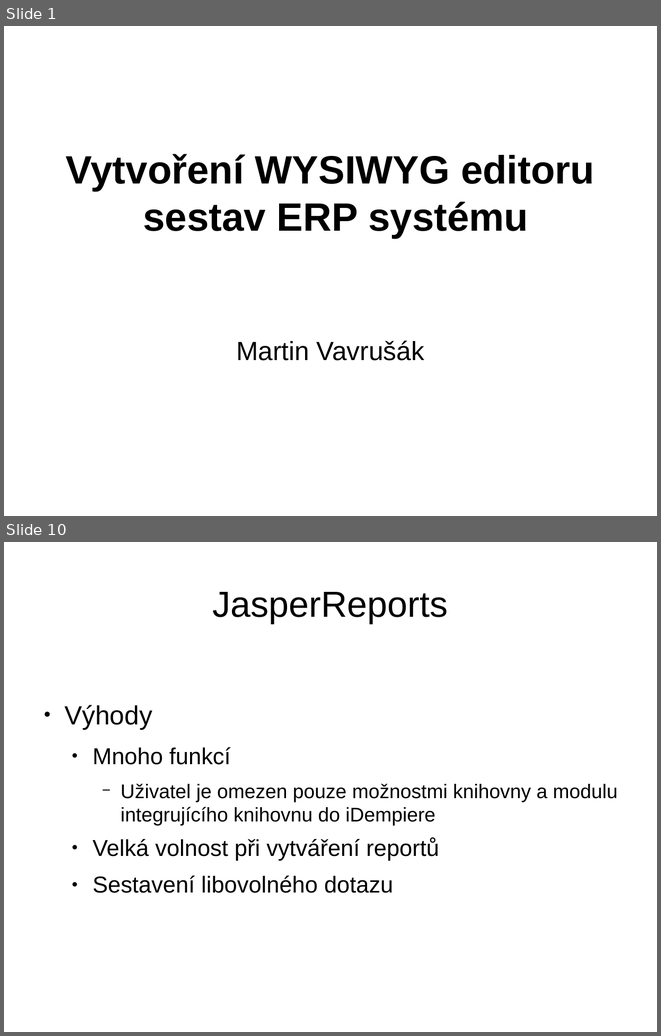
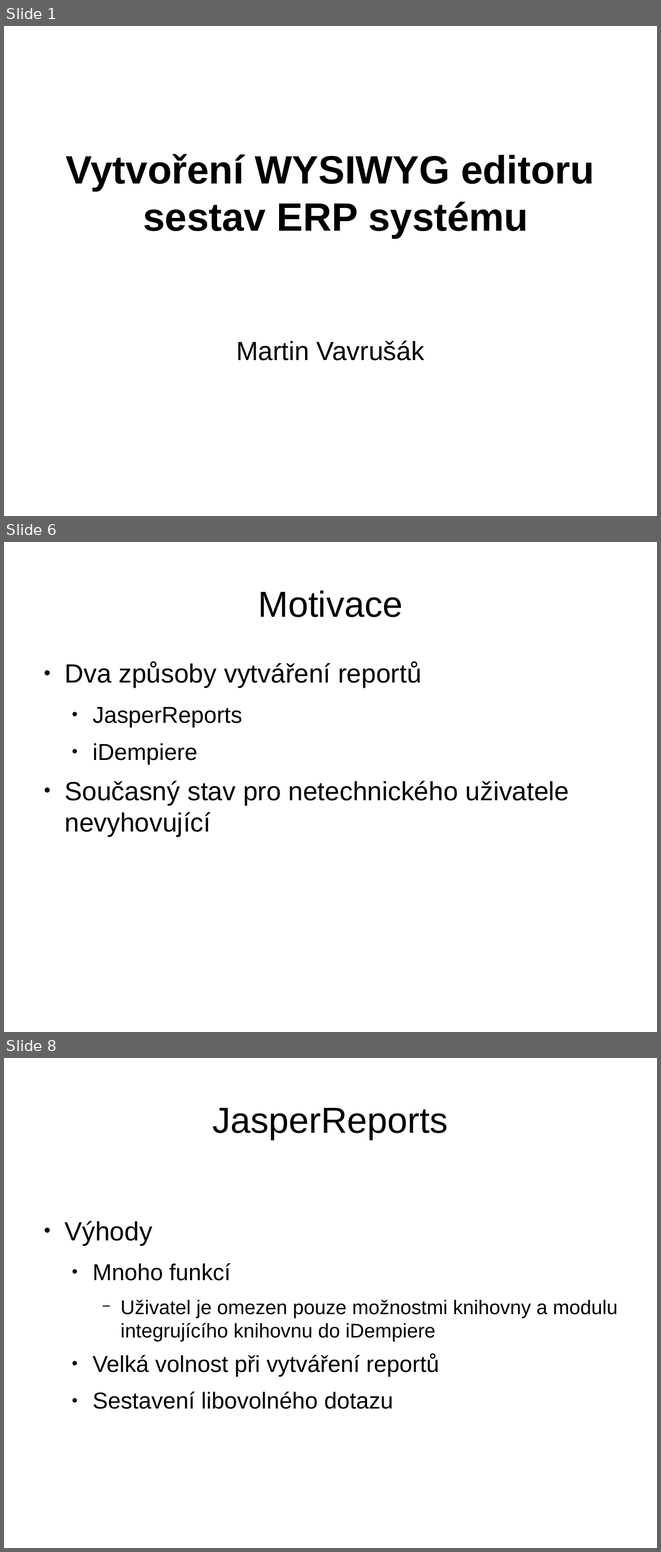
Before and after one commit to martin-vavrusak/mgr_statnice, a slide deck: !prezentace/vavrusak_WYSIVYG.odp. Shown one above the other, each under a label of ours: slides 1 and 10 before the commit, slides 1, 6 and 8 after it; the slides between them are not shown. The pictures are 661x1036 and 661x1552 pixels, drawn with LibreOffice and Linux fonts; fonts in the diff are those of the drawing. Boxes give left, top, right and bottom in pixels: in the first picture for what was removed or moved away, otherwise in the second. Text is boxed around its words. In the diff, an @@ line names an element or a change of style, - is before the commit and + after.

```diff
--- a/!prezentace/vavrusak_WYSIVYG.odp
+++ b/!prezentace/vavrusak_WYSIVYG.odp
@@ slide 6 added at bbox=[4, 542, 657, 1032], background #FFFFFF @@
@@ title added at bbox=[258, 590, 403, 617], 44 pt, text #000000 @@
+Motivace
@@ text added at bbox=[64, 662, 570, 837], 32 pt, text #000000 @@
+● Dva způsoby vytváření reportů
+  ● JasperReports
+  ● iDempiere
+● Současný stav pro netechnického uživatele nevyhovující
@@ what was slide 10 is now slide 8 @@
```
Also in this commit, not shown: 8 slides changed, 5 other slides added, 12 slides removed.
